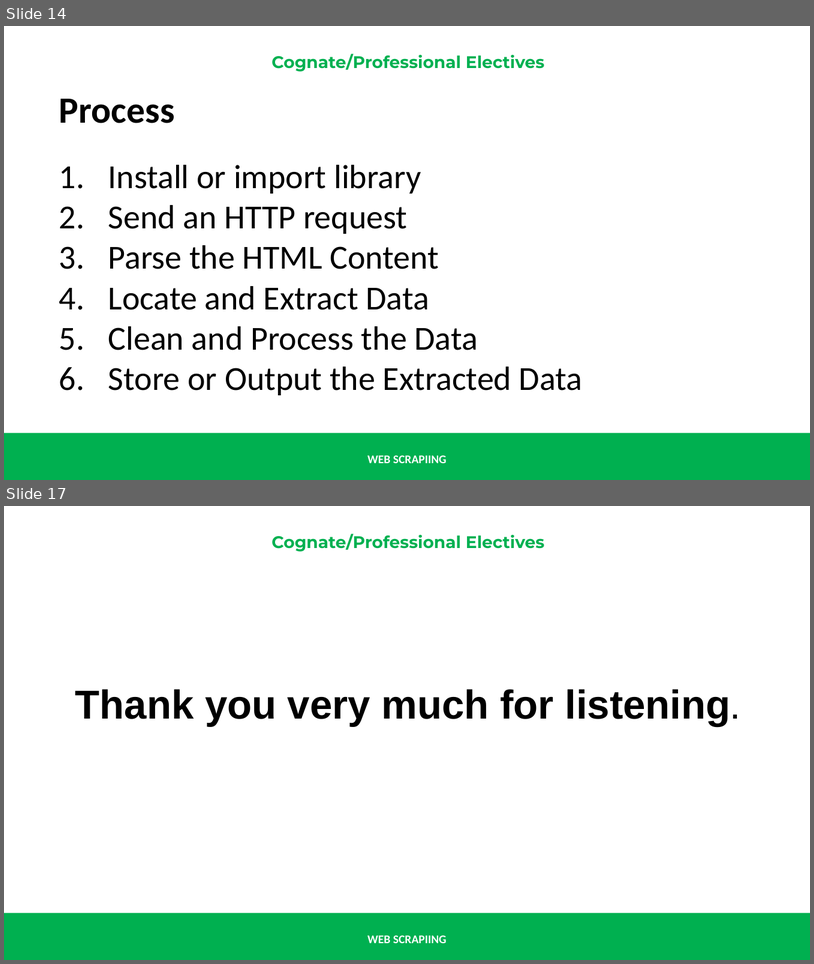
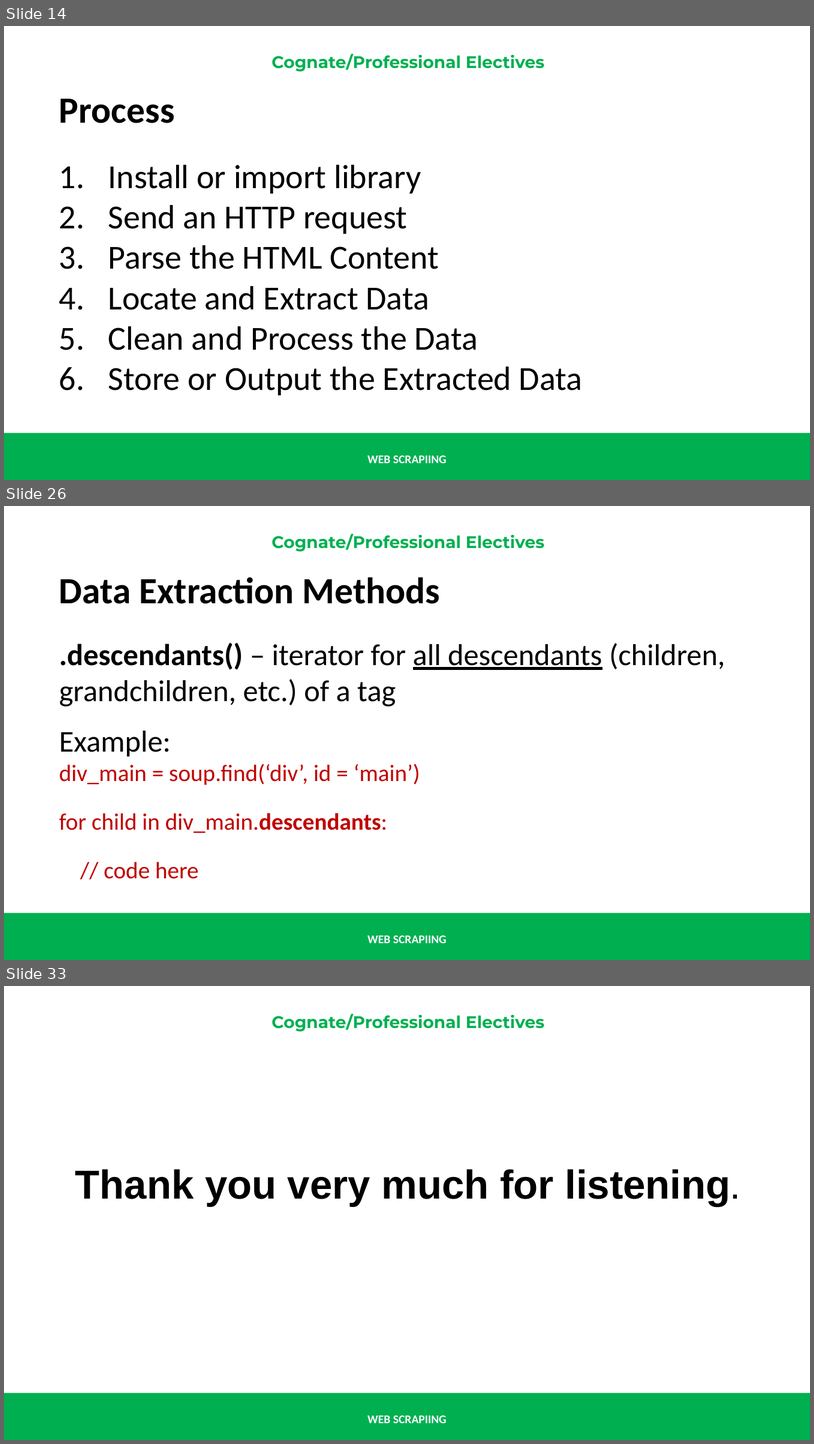
Before and after one commit to renatomaaliw3/public_files, a slide deck: CPE Electives (1 - 3)/01. Lectures Notebook/00. Presentations & Text Books/01. Electives 1 to 3/06.5 Web Scraping.pptx. Shown one above the other, each under a label of ours: slides 14 and 17 before the commit, slides 14, 26 and 33 after it; the slides between them are not shown. The pictures are 814x964 and 814x1444 pixels, drawn with LibreOffice and Linux fonts; fonts in the diff are those of the drawing. Boxes give left, top, right and bottom in pixels: in the first picture for what was removed or moved away, otherwise in the second. Text is boxed around its words. In the diff, an @@ line names an element or a change of style, - is before the commit and + after.

```diff
--- a/CPE Electives (1 - 3)/01. Lectures Notebook/00. Presentations & Text Books/01. Electives 1 to 3/06.5 Web Scraping.pptx
+++ b/CPE Electives (1 - 3)/01. Lectures Notebook/00. Presentations & Text Books/01. Electives 1 to 3/06.5 Web Scraping.pptx
@@ slide 26 added at (x1=4, y1=506, x2=810, y2=960), background #FFFFFF; not listed: 3 template elements that a slide beside it also shows @@
@@ text added at (x1=59, y1=577, x2=725, y2=879), 36 pt, text #000000 @@
+Data Extraction Methods
+.descendants() – iterator for all descendants (children, grandchildren, etc.) of a tag
+Example:
+div_main = soup.find(‘div’, id = ‘main’)
+for child in div_main.descendants:
+// code here
@@ what was slide 17 is now slide 33 @@
```
Also in this commit, not shown: 1 slide changed, 16 other slides added, 1 slide removed.
